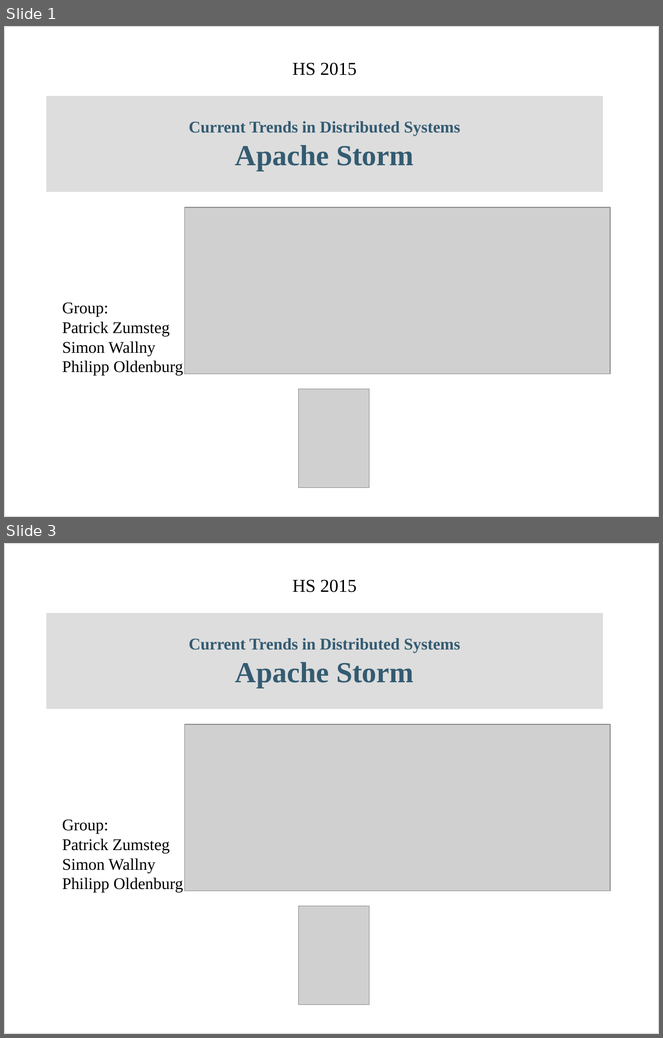
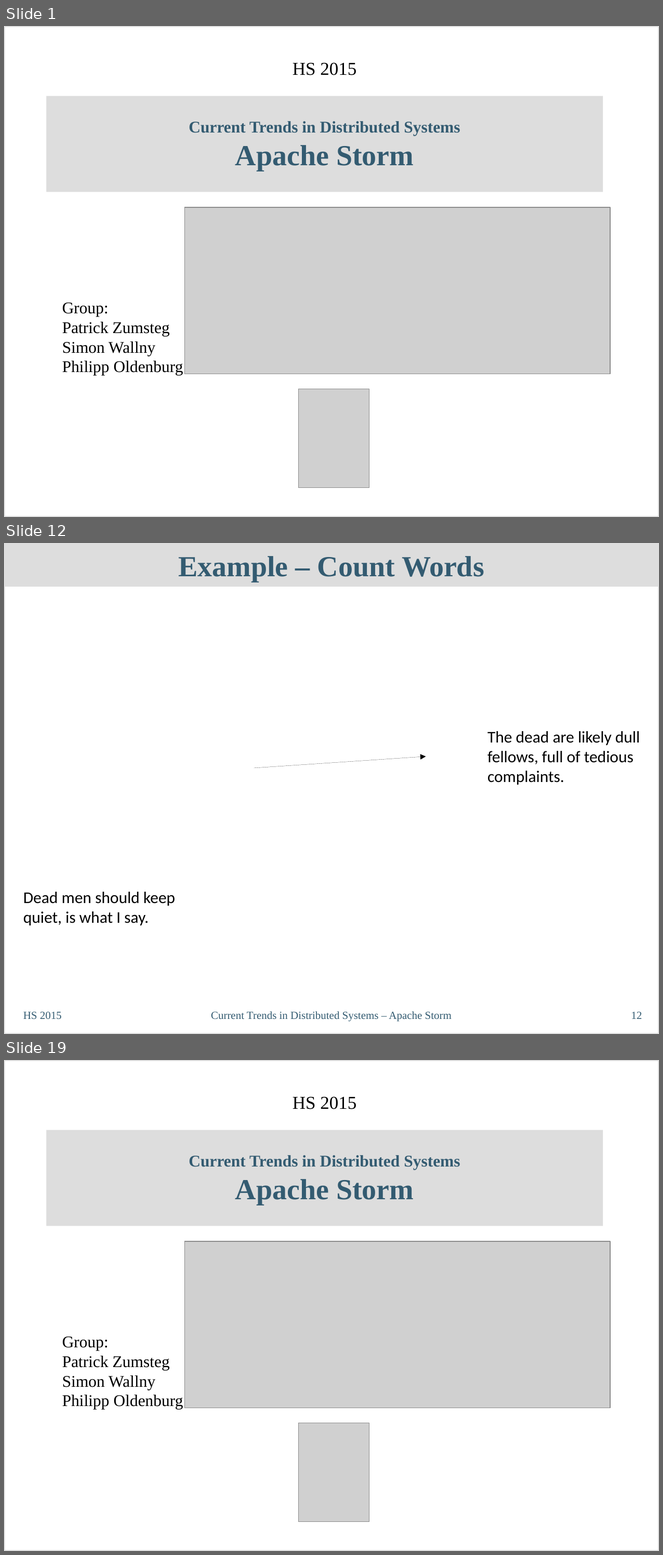
Before and after one commit to philipp-oldenburg/ctds-storm, a slide deck: Storm-Referat/CT-Präsentation - Simon.odp. Shown one above the other, each under a label of ours: slides 1 and 3 before the commit, slides 1, 12 and 19 after it; the slides between them are not shown. The pictures are 663x1038 and 663x1555 pixels, drawn with LibreOffice and Linux fonts; fonts in the diff are those of the drawing; grey boxes stand for pictures; background and template pictures are left out. Boxes give left, top, right and bottom in pixels: in the first picture for what was removed or moved away, otherwise in the second. Text is boxed around its words. In the diff, an @@ line names an element or a change of style, - is before the commit and + after.

```diff
--- a/Storm-Referat/CT-Präsentation - Simon.odp
+++ b/Storm-Referat/CT-Präsentation - Simon.odp
@@ slide 12 added at bbox=[4, 543, 659, 1034], background picture (left out); not listed: 1 template element that a slide beside it also shows @@
@@ title added at bbox=[4, 543, 659, 587], fill #DDDDDD, 32 pt, text #335B71, bold @@
+Example – Count Words
@@ text added at bbox=[488, 731, 640, 785], 18 pt, text #000000 @@
+The dead are likely dull fellows, full of tedious complaints.
@@ arrow added from (254, 768) to (426, 757), #000000 0 pt @@
@@ text added at bbox=[23, 892, 175, 926], 18 pt, text #000000 @@
+Dead men should keep quiet, is what I say.
@@ text added at bbox=[23, 1012, 62, 1019], 12 pt, text #335B71 @@
+HS 2015
@@ text added at bbox=[211, 1012, 452, 1022], 12 pt, text #335B71 @@
+Current Trends in Distributed Systems – Apache Storm
@@ page number added at bbox=[631, 1012, 642, 1019], 12 pt, text #335B71 @@
+12
@@ what was slide 3 is now slide 19 @@
```
Also in this commit, not shown: 1 slide changed, 15 other slides added.
